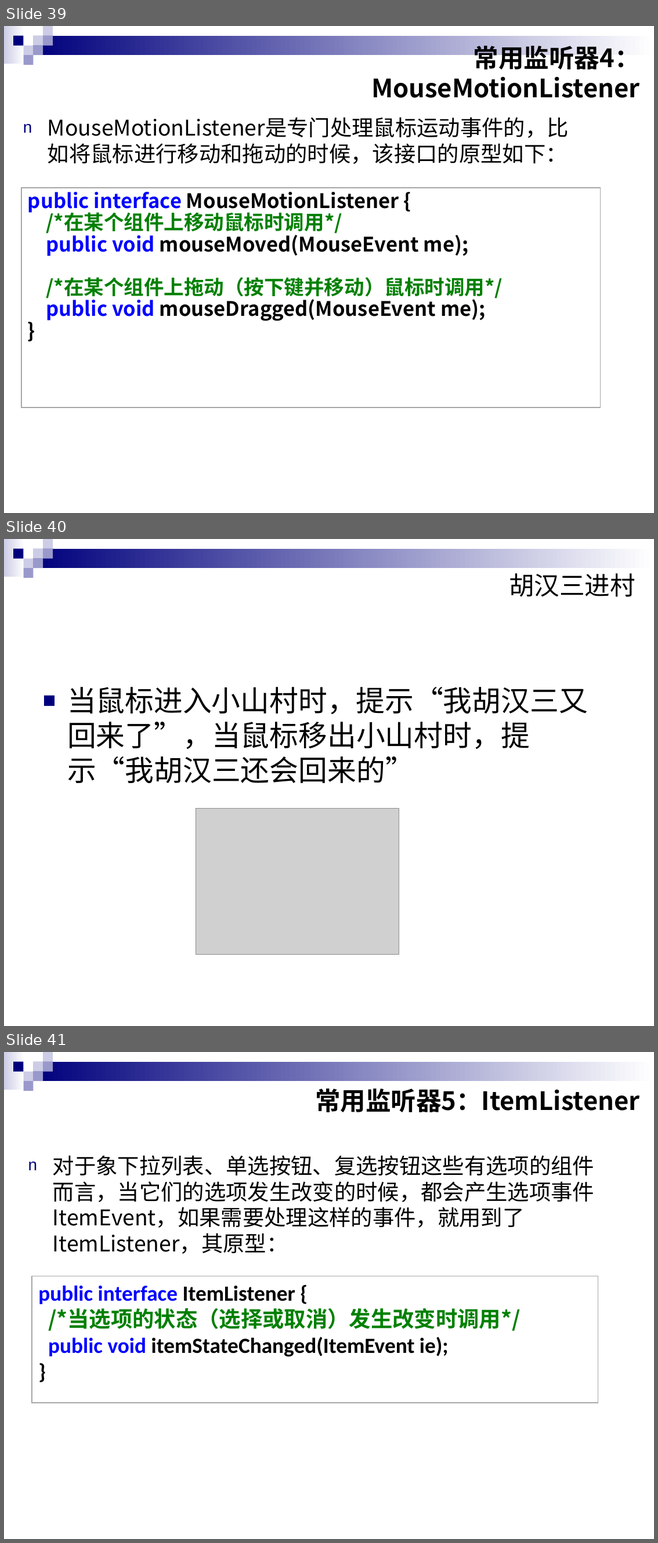
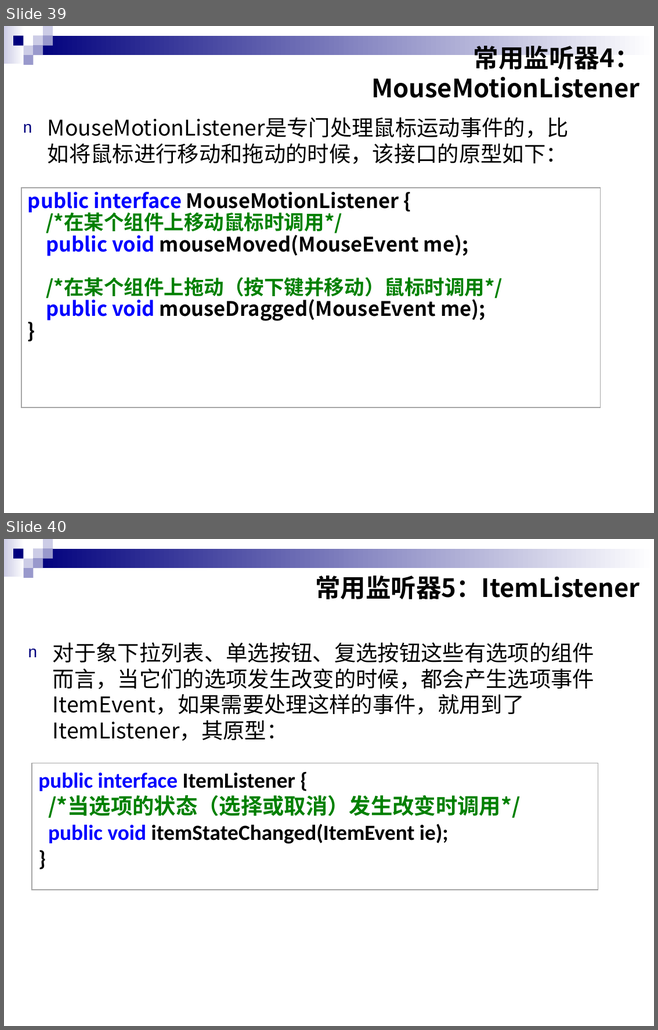
Before and after one commit to asiudgufgbukbsa/Software, a slide deck: Software/PPTs/17-Swing事件技术.ppt. Shown one above the other, each under a label of ours: slides 39, 40 and 41 before the commit, slides 39 and 40 after it. The pictures are 658x1543 and 658x1030 pixels, drawn with LibreOffice and Linux fonts; fonts in the diff are those of the drawing; grey boxes stand for pictures. Boxes give left, top, right and bottom in pixels: in the first picture for what was removed or moved away, otherwise in the second. Text is boxed around its words. In the diff, an @@ line names an element or a change of style, - is before the commit and + after.

```diff
--- a/Software/PPTs/17-Swing事件技术.ppt
+++ b/Software/PPTs/17-Swing事件技术.ppt
@@ slide 40 removed at <box>4,539,654,1026</box>, background #FFFFFF; not listed: 9 template elements that a slide beside it also shows @@
@@ title removed at <box>509,573,636,597</box> @@
-胡汉三进村
@@ text removed at <box>67,687,587,783</box> @@
-■ 当鼠标进入小山村时，提示“我胡汉三又回来了”，当鼠标移出小山村时，提示“我胡汉三还会回来的”
@@ picture removed at <box>195,808,398,954</box> @@
@@ what was slide 41 is now slide 40 @@
```
Also in this commit, not shown: 4 other files.
